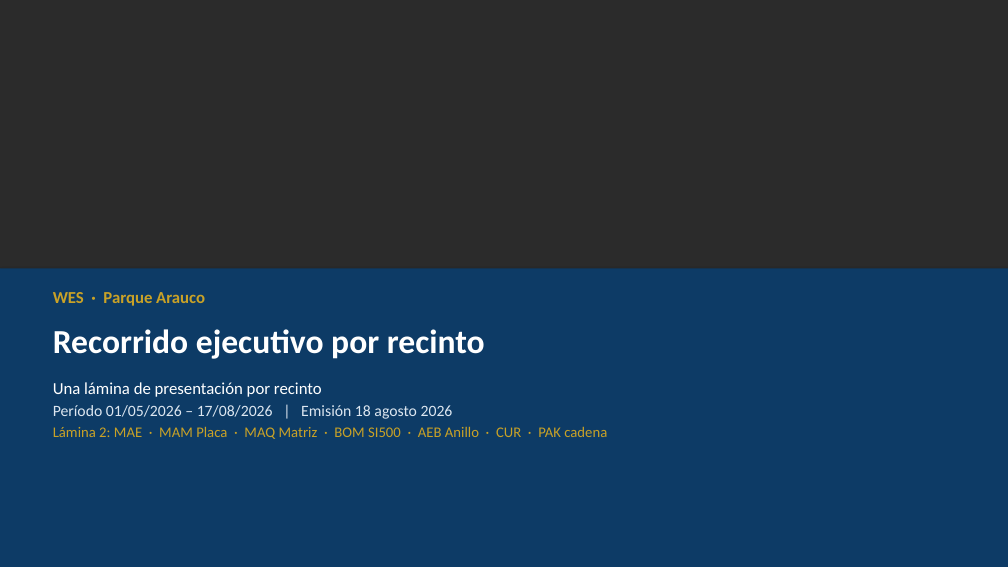
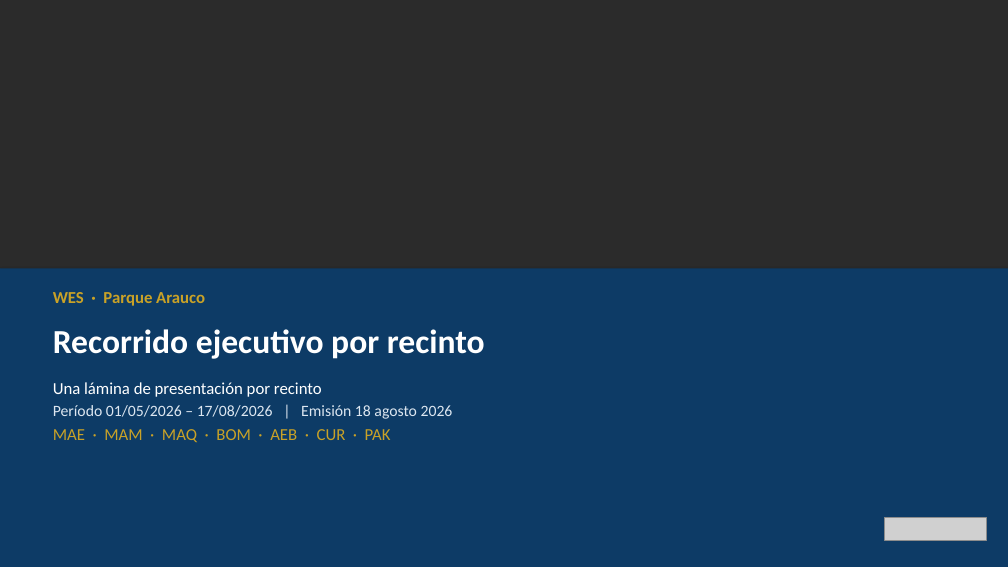
Before and after one commit to anibaloperacionesWes/wes-scripts, a slide deck: slide 1 of reports/Parque_Arauco/TMP_7MALLS/entrega_diego_anibal/Recorrido_ejecutivo_PA_MAE_20260817.pptx. Drawn at 1008x567 pixels with LibreOffice and Linux fonts; fonts in the diff are those of the drawing; grey boxes stand for pictures; background and template pictures are left out; a plain dark background stands for a picture behind light text. Boxes give left, top, right and bottom in pixels: in the first picture for what was removed or moved away, otherwise in the second. Text is boxed around its words. In the diff, an @@ line names an element or a change of style, - is before the commit and + after.

```diff
--- a/reports/Parque_Arauco/TMP_7MALLS/entrega_diego_anibal/Recorrido_ejecutivo_PA_MAE_20260817.pptx
+++ b/reports/Parque_Arauco/TMP_7MALLS/entrega_diego_anibal/Recorrido_ejecutivo_PA_MAE_20260817.pptx
@@ text at bbox=[53, 429, 391, 442]: text changed; size 14 to 16 pt @@
-Lámina 2: MAE · MAM Placa · MAQ Matriz · BOM SI500 · AEB Anillo · CUR · PAK cadena
+MAE · MAM · MAQ · BOM · AEB · CUR · PAK
@@ picture added at bbox=[885, 518, 987, 541] @@
```
Also in this commit, not shown: 7 other slides changed, 1 other file.
